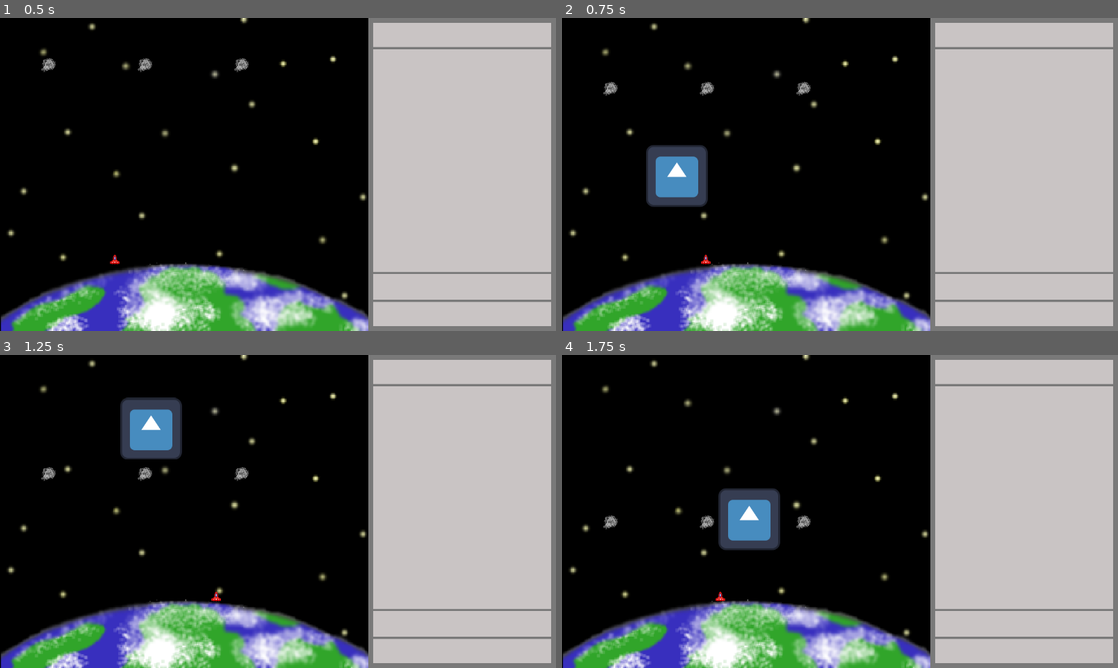
Above: before the commit, frames 1-4 (two rows, left to right).
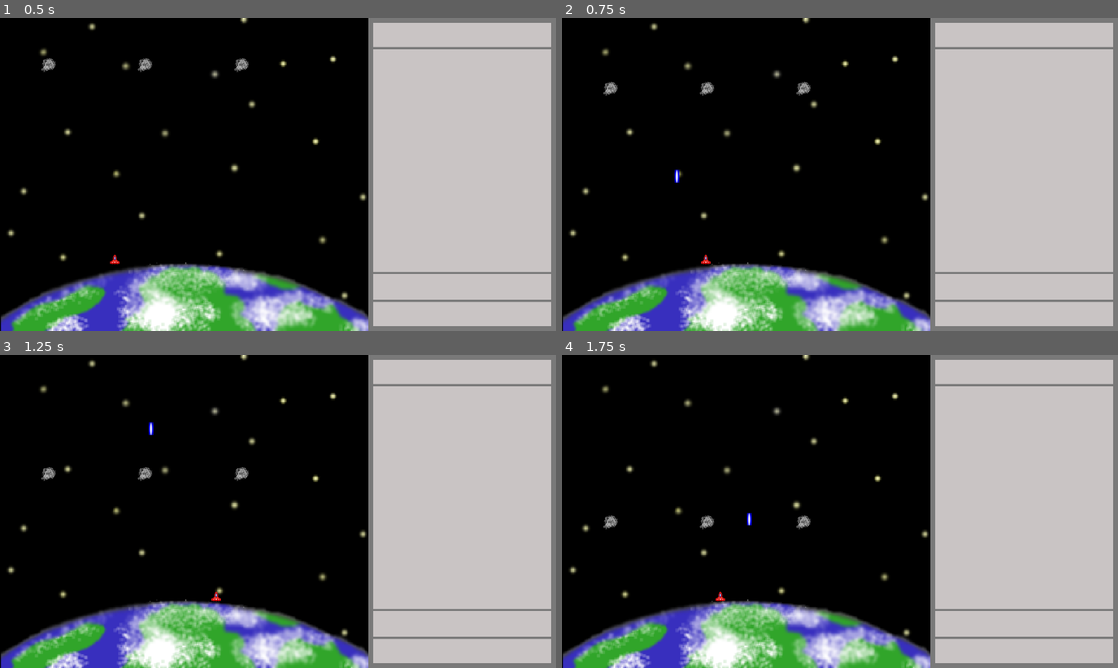
Above: after the commit, the same moments.

Repository: Pchristy03/EAP-Redox
Game: Godot game, scene res://main.tscn
The game is run twice, just before and just after one commit, with the same random seed, the same clock (stepped at 60 frames per second) and the same inputs. The engine's default icon, where the game draws it, is replaced by a stand-in: a white triangle on a blue panel in a dark square.
Inputs:
- Up to frame 1 (0.5 s): no input
- Up to frame 2 (0.75 s): tap Enter (ui_accept) at 0.5 s; hold Right (ui_right) from 0.53 s (still down)
- Up to frame 3 (1.25 s): keep holding Right (ui_right); tap Enter (ui_accept) at 0.77 s
- Up to frame 4 (1.75 s): release Right (ui_right) at 1.28 s; hold Left (ui_left) from 1.28 s (still down); tap Enter (ui_accept) at 1.52 s

Frame 1 is identical in both runs. In frame 2, 2.2% of the frame differs, in the area x 15-27%, y 40-61%; in frame 3, 2.2%; in frame 4, 2.2%.

Commit message:
Projectile art added

Diff:
--- a/projectile.tscn
+++ b/projectile.tscn
@@ -1,13 +1,14 @@
 [gd_scene load_steps=3 format=3 uid="uid://7l77yofggtif"]
 
 [ext_resource type="Script" path="res://projectile.gd" id="1_2ltaw"]
-[ext_resource type="Texture2D" uid="uid://bqu7a8ajo65uk" path="res://icon.svg" id="1_pvkjj"]
+[ext_resource type="Texture2D" uid="uid://xey4tfdrntea" path="res://laser_blue.png" id="2_3nyvr"]
 
 [node name="Projectile" type="Area2D"]
 script = ExtResource("1_2ltaw")
 
 [node name="Sprite2D" type="Sprite2D" parent="."]
-texture = ExtResource("1_pvkjj")
+scale = Vector2(0.4, 0.32)
+texture = ExtResource("2_3nyvr")
 
 [node name="CollisionShape2D" type="CollisionShape2D" parent="."]
 
Binary file added: laser_blue.png
Not shown, added: laser_blue.png.import
Binary file added: laser_red.png
Not shown, added: laser_red.png.import
